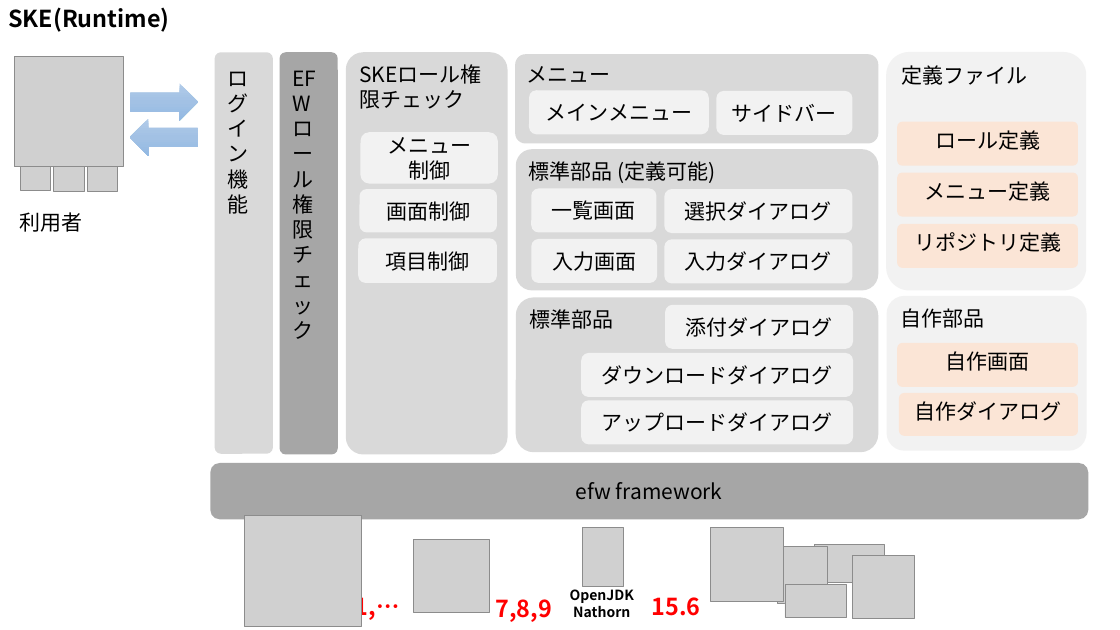
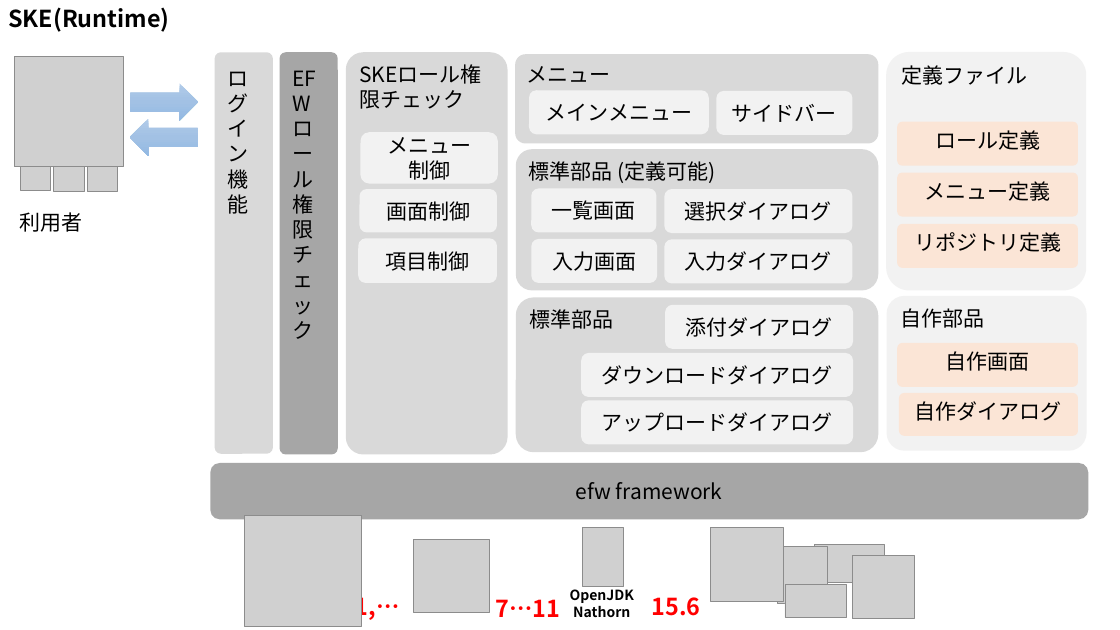
Before and after one commit to efwGrp/ske, a slide deck: slide 1 of img/SKE画像作成用.pptx. Drawn at 1120x630 pixels with LibreOffice and Linux fonts; fonts in the diff are those of the drawing; grey boxes stand for pictures. Boxes give left, top, right and bottom in pixels: in the first picture for what was removed or moved away, otherwise in the second. Text is boxed around its words. In the diff, an @@ line names an element or a change of style, - is before the commit and + after.

```diff
--- a/img/SKE画像作成用.pptx
+++ b/img/SKE画像作成用.pptx
@@ text at (x1=495, y1=599, x2=560, y2=617): text changed @@
-7,8,9
+7…11
```
Also in this commit, not shown: 1 other slide changed, 4 other files.
